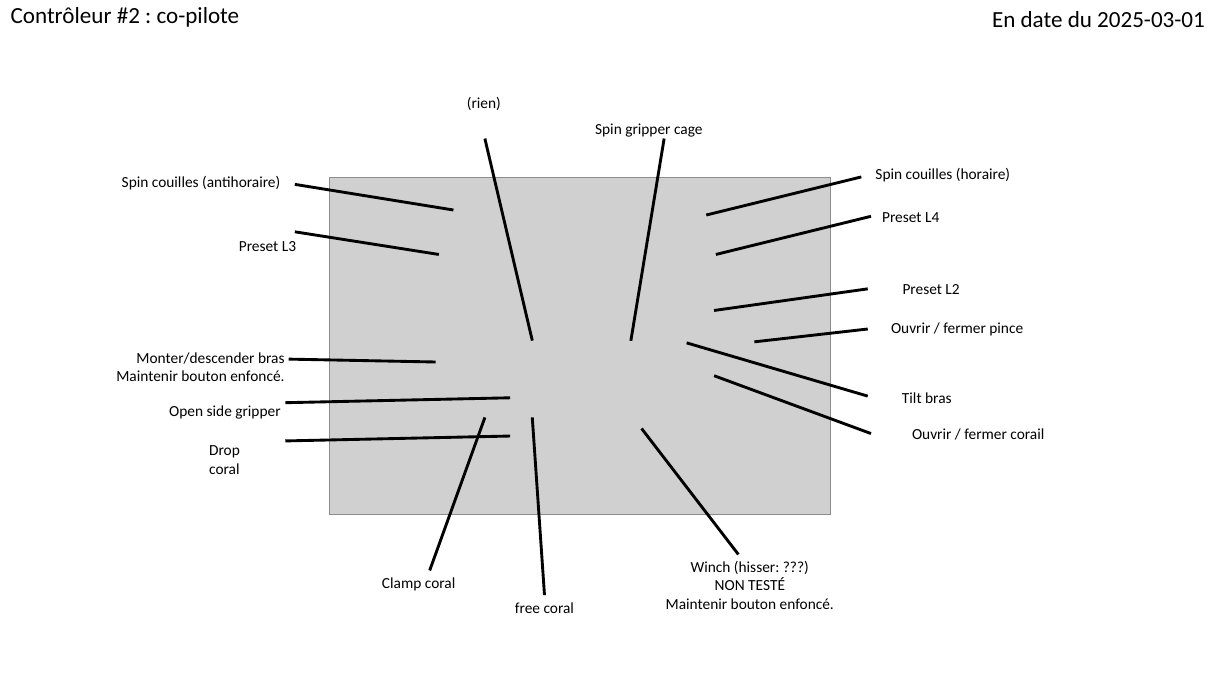
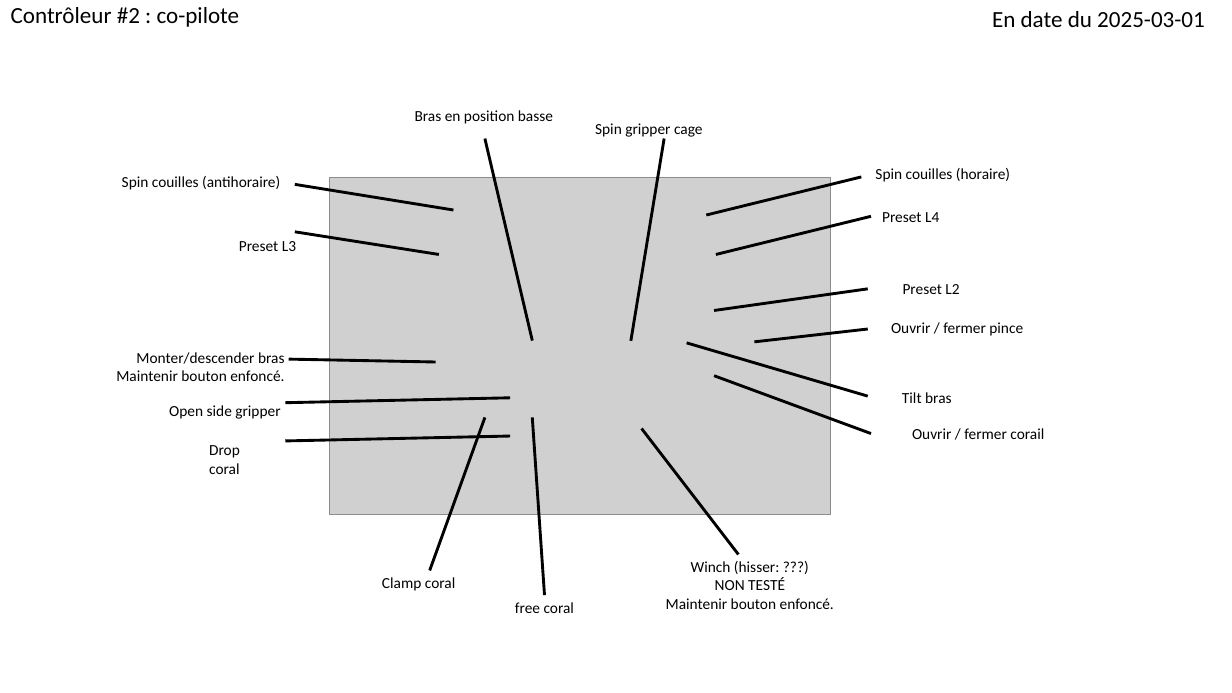
Before and after one commit to Fenix4947-2015/robot2025, a slide deck: slide 2 of contrôles robot 2025.pptx. Drawn at 1232x693 pixels with LibreOffice and Linux fonts; fonts in the diff are those of the drawing; grey boxes stand for pictures. Boxes give left, top, right and bottom in pixels: in the first picture for what was removed or moved away, otherwise in the second. Text is boxed around its words. In the diff, an @@ line names an element or a change of style, - is before the commit and + after.

```diff
--- a/contrôles robot 2025.pptx
+++ b/contrôles robot 2025.pptx
@@ text at [415,110,553,124]: text changed @@
-(rien)
+Bras en position basse
```
Also in this commit, not shown: 1 other slide changed, 4 other files.
